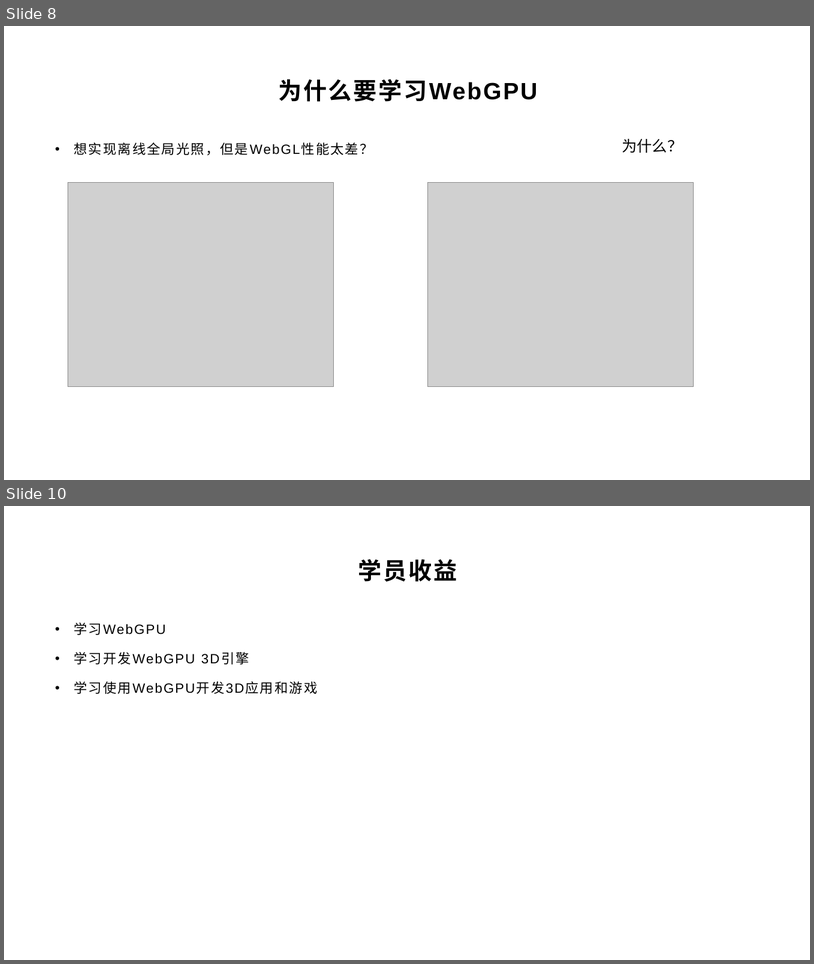
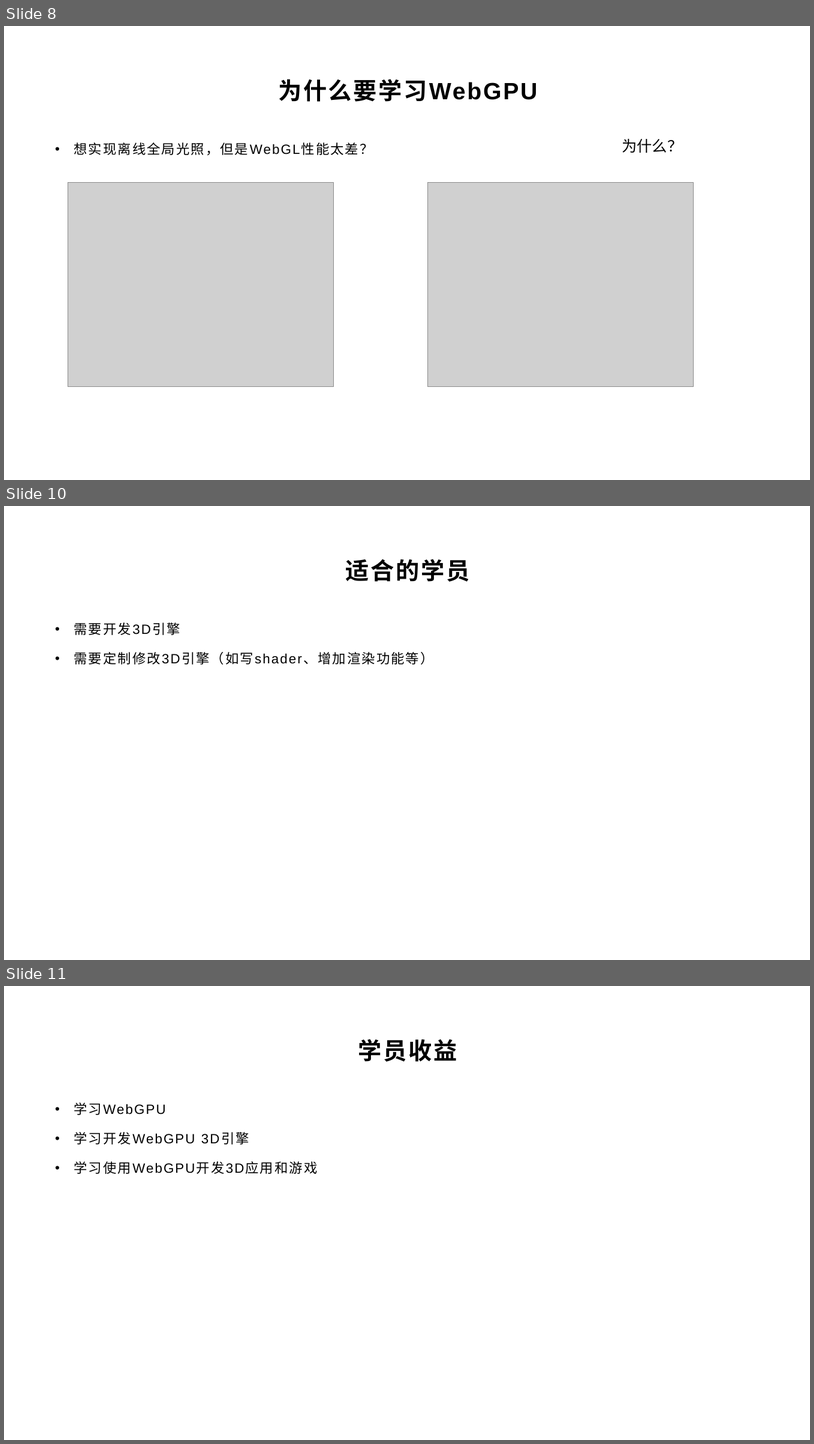
Before and after one commit to yyc-git/WebGPUEdu, a slide deck: packages/introduce/课程介绍.pptx. Shown one above the other, each under a label of ours: slides 8 and 10 before the commit, slides 8, 10 and 11 after it; the slides between them are not shown. The pictures are 814x964 and 814x1444 pixels, drawn with LibreOffice and Linux fonts; fonts in the diff are those of the drawing; grey boxes stand for pictures; background and template pictures are left out. Boxes give left, top, right and bottom in pixels: in the first picture for what was removed or moved away, otherwise in the second. Text is boxed around its words. In the diff, an @@ line names an element or a change of style, - is before the commit and + after.

```diff
--- a/packages/introduce/课程介绍.pptx
+++ b/packages/introduce/课程介绍.pptx
@@ slide 10 added at [4, 506, 810, 960], background picture (left out) @@
@@ title added at [346, 559, 470, 582], 28 pt, text #000000, bold @@
+适合的学员
@@ text added at [74, 622, 434, 664], 16 pt, text #000000 @@
+• 需要开发3D引擎
+• 需要定制修改3D引擎（如写shader、增加渲染功能等）
@@ what was slide 10 is now slide 11 @@
```
Also in this commit, not shown: 1 slide changed.
